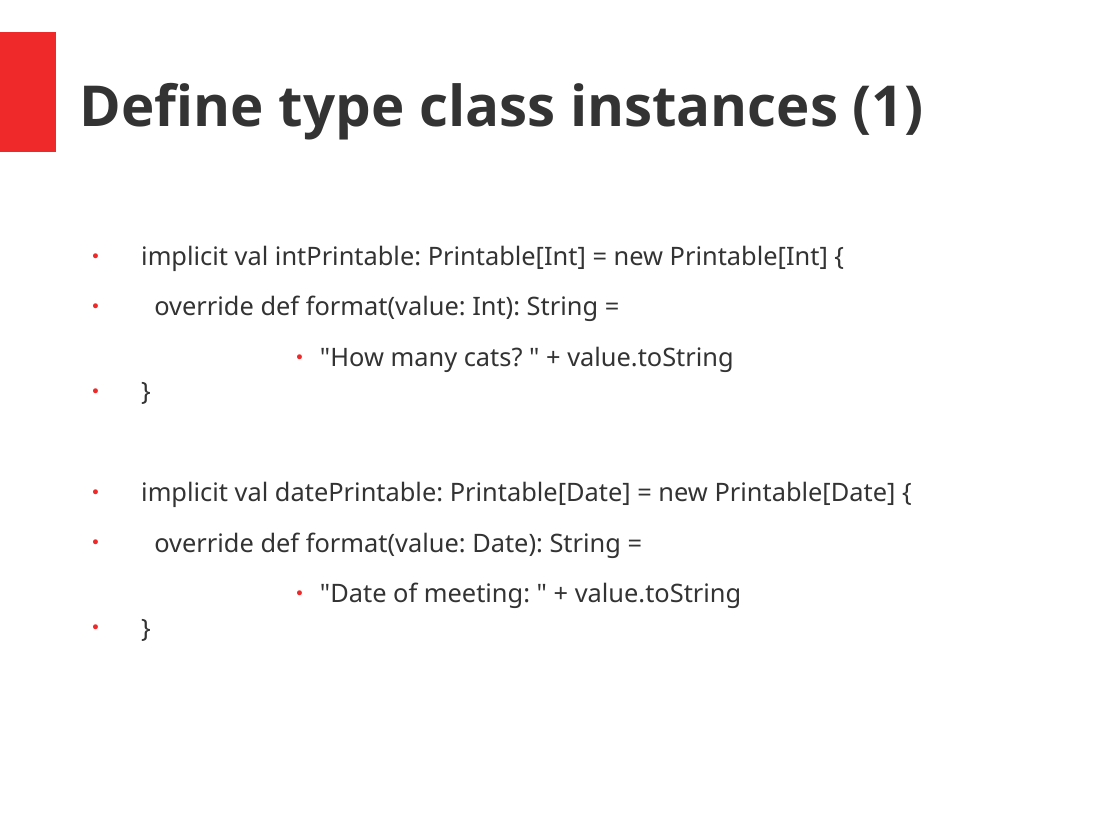
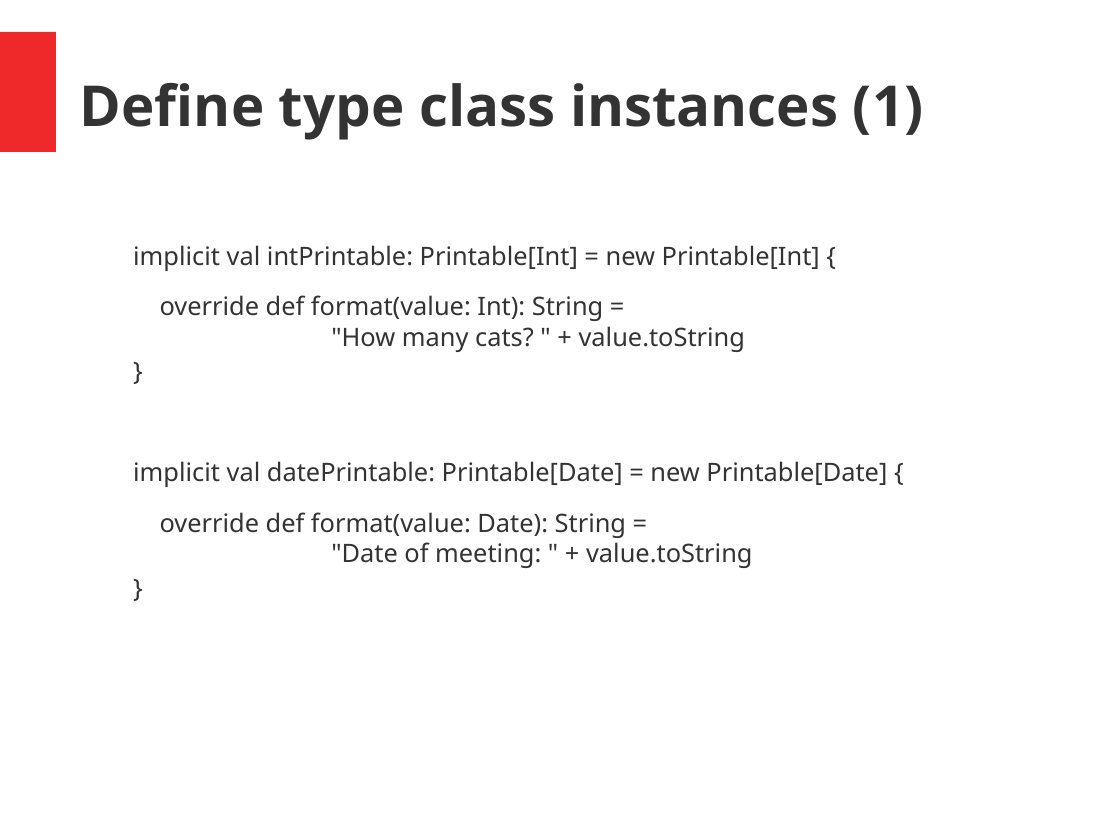
Before and after one commit to hermannhueck/typeclasses, a slide deck: slide 7 of Slides/TypeClasses.pptx. Drawn at 1120x840 pixels with LibreOffice and Linux fonts; fonts in the diff are those of the drawing. Boxes give left, top, right and bottom in pixels: in the first picture for what was removed or moved away, otherwise in the second. Text is boxed around its words. In the diff, an @@ line names an element or a change of style, - is before the commit and + after.

```diff
--- a/Slides/TypeClasses.pptx
+++ b/Slides/TypeClasses.pptx
@@ text at [133, 245, 887, 487]: bullet ● to none @@
@@ text at [160, 295, 745, 352]: text changed @@
-● override def format(value: Int): String =
-        ● "How many cats? " + value.toString
+override def format(value: Int): String =
+"How many cats? " + value.toString
@@ text at [160, 512, 753, 568]: text changed @@
-● override def format(value: Date): String =
-        ● "Date of meeting: " + value.toString
+override def format(value: Date): String =
+"Date of meeting: " + value.toString
```
Also in this commit, not shown: 18 other slides changed, 1 other file.
